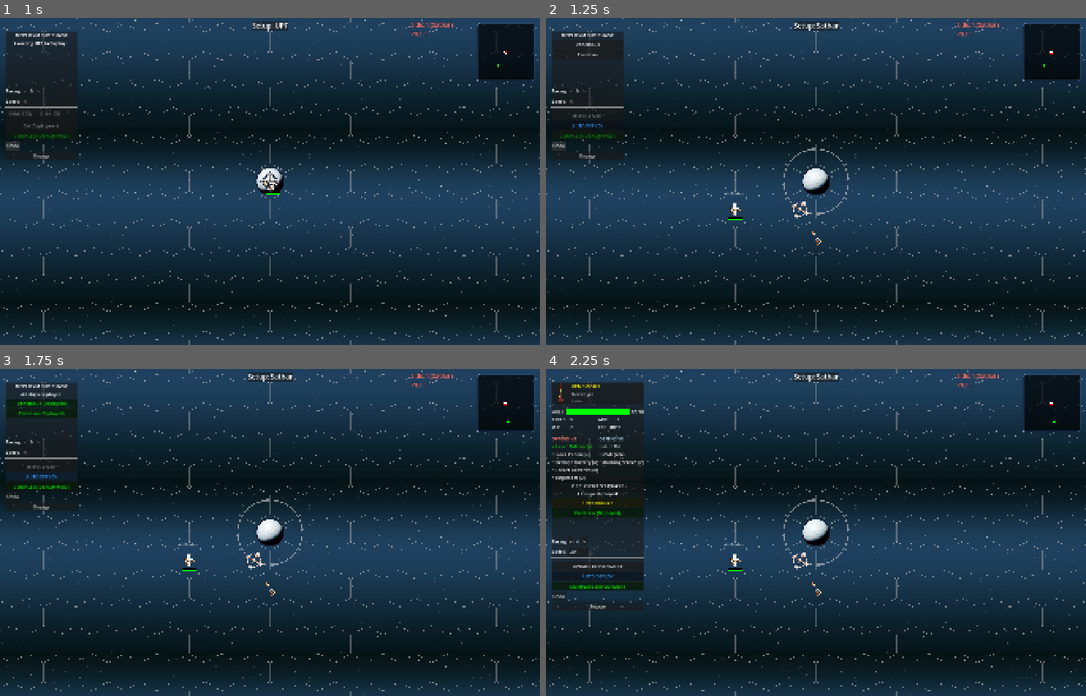
Above: before the commit, frames 1-4 (two rows, left to right).
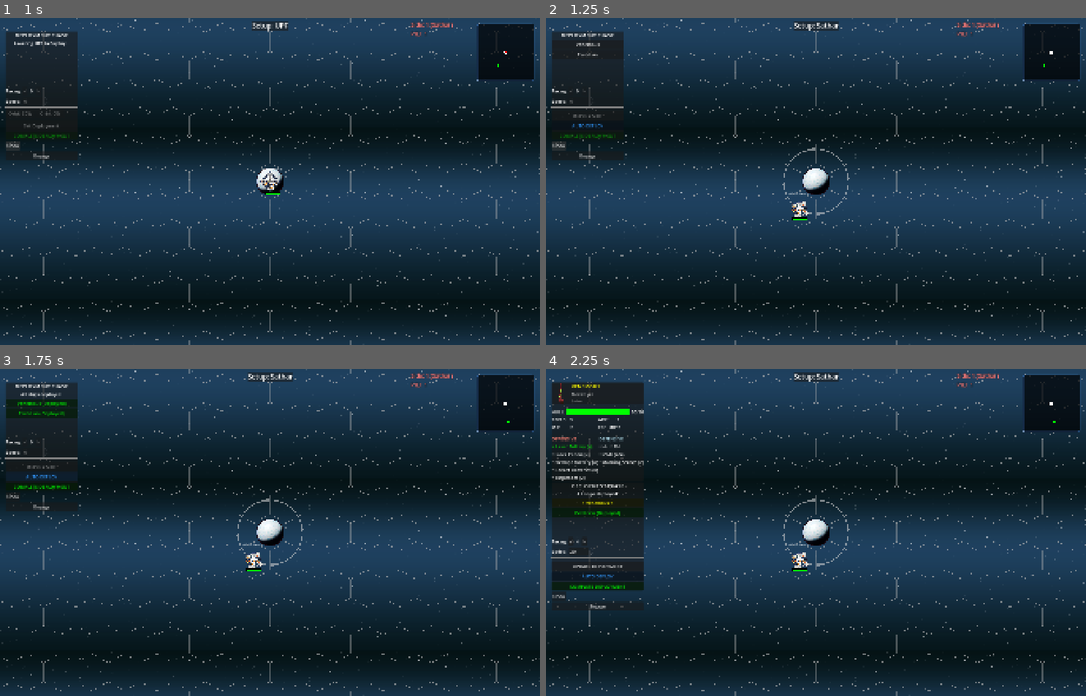
Above: after the commit, the same moments.

Repository: jjeffers/sf-kh-simulator
Game: Godot game, scene res://Scenes/Main.tscn
The game is run twice, just before and just after one commit, with the same random seed, the same clock (stepped at 60 frames per second) and the same inputs. This scene is started directly instead of the project's main scene.
Inputs:
- Up to frame 1 (1 s): click "Undo" at 0.5 s
- Up to frame 2 (1.25 s): no input
- Up to frame 3 (1.75 s): click "AUTO DEPLOY" at 1.25 s
- Up to frame 4 (2.25 s): click "Venemous (Deployed)" at 2 s

Frame 1 is identical in both runs. In frame 2, 0.2% of the frame differs, in the area x 32-94%, y 10-70%; in frame 3, 0.2%; in frame 4, 0.2%.

Commit message:
Feature: Auto-Deploy enforces 2-Hex attacker formation limits and docks Fighters to Carriers.

Diff:
--- a/Scripts/AutoDeployProcessor.gd
+++ b/Scripts/AutoDeployProcessor.gd
@@ -15,11 +15,42 @@
     var enemy_center_mass = _calculate_enemy_center_mass(game_manager, ships[0].side_id)
     var roles = _categorize_ships(ships)
 
+    # Determine if this side is the Attacker.
+    # Attackers historically possess valid deployment hexes restricted entirely to the map's outer radius edge.
+    var is_attacker = true
+    for h in valid_hexes:
+        if HexGrid.hex_distance(Vector3i.ZERO, h) < game_manager.map_radius:
+            is_attacker = false
+            break
+
+    # Extract all Asset Carriers available for this deployment side to harbor Attack Fighters
+    var available_carriers = []
+    for s in ships:
+        if s.ship_class == "Assault Carrier" and not s.is_destroyed:
+            available_carriers.append(s)
+
+    var deployment_queue = []
+    # If attacker, Fighters must dock with an Asset Carrier
+    if is_attacker:
+        var carrier_index = 0
+        for s in ships:
+            if s.ship_class == "Fighter":
+                if available_carriers.size() > 0:
+                    var carrier = available_carriers[carrier_index % available_carriers.size()]
+                    s.dock_with(carrier)
+                    carrier_index += 1
+                else:
+                    # Very strange edge case where attacker brings fighters without carriers.
+                    # Fallback to normal queue.
+                    pass
+
     # Priority: Support (Must be protected), Front-line (Take the hits), Escort (Screening)
-    var deployment_queue = []
-    deployment_queue.append_array(roles[ROLE_SUPPORT])
-    deployment_queue.append_array(roles[ROLE_FRONT_LINE])
-    deployment_queue.append_array(roles[ROLE_ESCORT])
+    for s in roles[ROLE_SUPPORT]:
+        if not s.is_docked: deployment_queue.append(s)
+    for s in roles[ROLE_FRONT_LINE]:
+        if not s.is_docked: deployment_queue.append(s)
+    for s in roles[ROLE_ESCORT]:
+        if not s.is_docked: deployment_queue.append(s)
 
     var placed_ships = []
 
@@ -29,7 +60,7 @@
         if scen_key == "close_escort" and s.name == "Megasaurus":
             ship_hexes = ship_hexes.filter(func(h): return h.y == 0)
 
-        var best_hex = _find_best_hex(s, ship_hexes, placed_ships, enemy_center_mass, game_manager, rng)
+        var best_hex = _find_best_hex(s, ship_hexes, placed_ships, enemy_center_mass, game_manager, rng, is_attacker)
         s.grid_position = best_hex
         s.position = HexGrid.hex_to_pixel(best_hex)
         s.is_deployed = true
@@ -207,7 +238,7 @@
     # Integer division approximation
     return Vector3i(sum.x / enemy_ships.size(), sum.y / enemy_ships.size(), sum.z / enemy_ships.size())
 
-func _find_best_hex(ship: Node, valid_hexes: Array[Vector3i], placed_ships: Array, enemy_center_mass: Vector3i, game_manager: Node, rng: RandomNumberGenerator) -> Vector3i:
+func _find_best_hex(ship: Node, valid_hexes: Array[Vector3i], placed_ships: Array, enemy_center_mass: Vector3i, game_manager: Node, rng: RandomNumberGenerator, is_attacker: bool = false) -> Vector3i:
     var best_hex = valid_hexes[0]
     var best_score = -99999.0
 
@@ -218,6 +249,15 @@
     elif roles[ROLE_SUPPORT].size() > 0: role = ROLE_SUPPORT
 
     for h in valid_hexes:
+        # Constraint: Attackers must deploy every ship within 2 hexes of another friendly ship
+        if is_attacker and placed_ships.size() > 0:
+            var is_within_range = false
+            for p in placed_ships:
+                if HexGrid.hex_distance(h, p.grid_position) <= 2:
+                    is_within_range = true
+                    break
+            if not is_within_range:
+                continue # Hard skip this hex, invalid per Attacker constraints
         # Introduce a baseline Gaussian noise (normal distribution) to slightly fuzz selections.
         # This prevents identical static layouts on every button press, but preserves mathematical preferences.
         var score = rng.randfn(0.0, 15.0)
